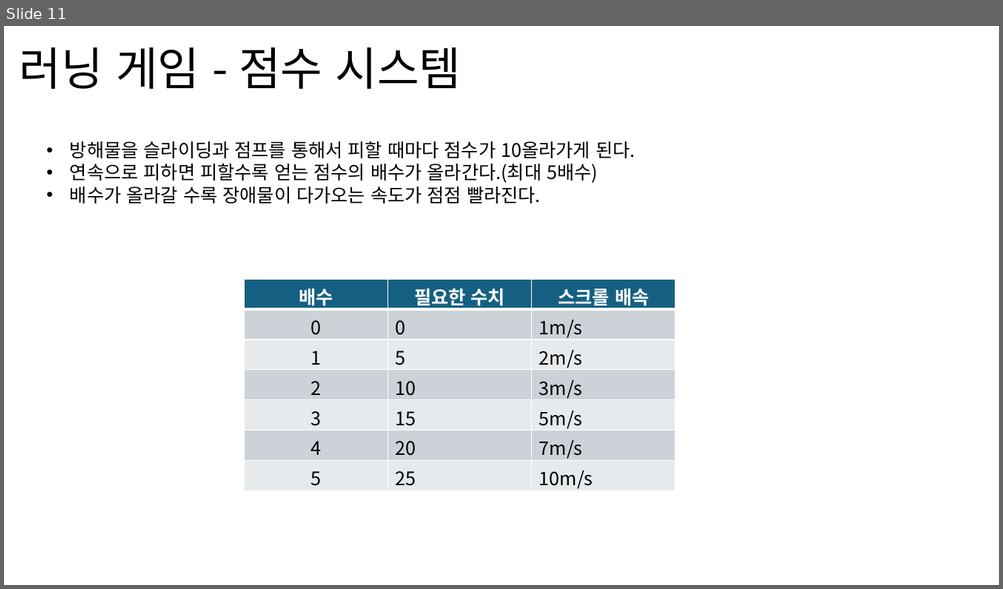
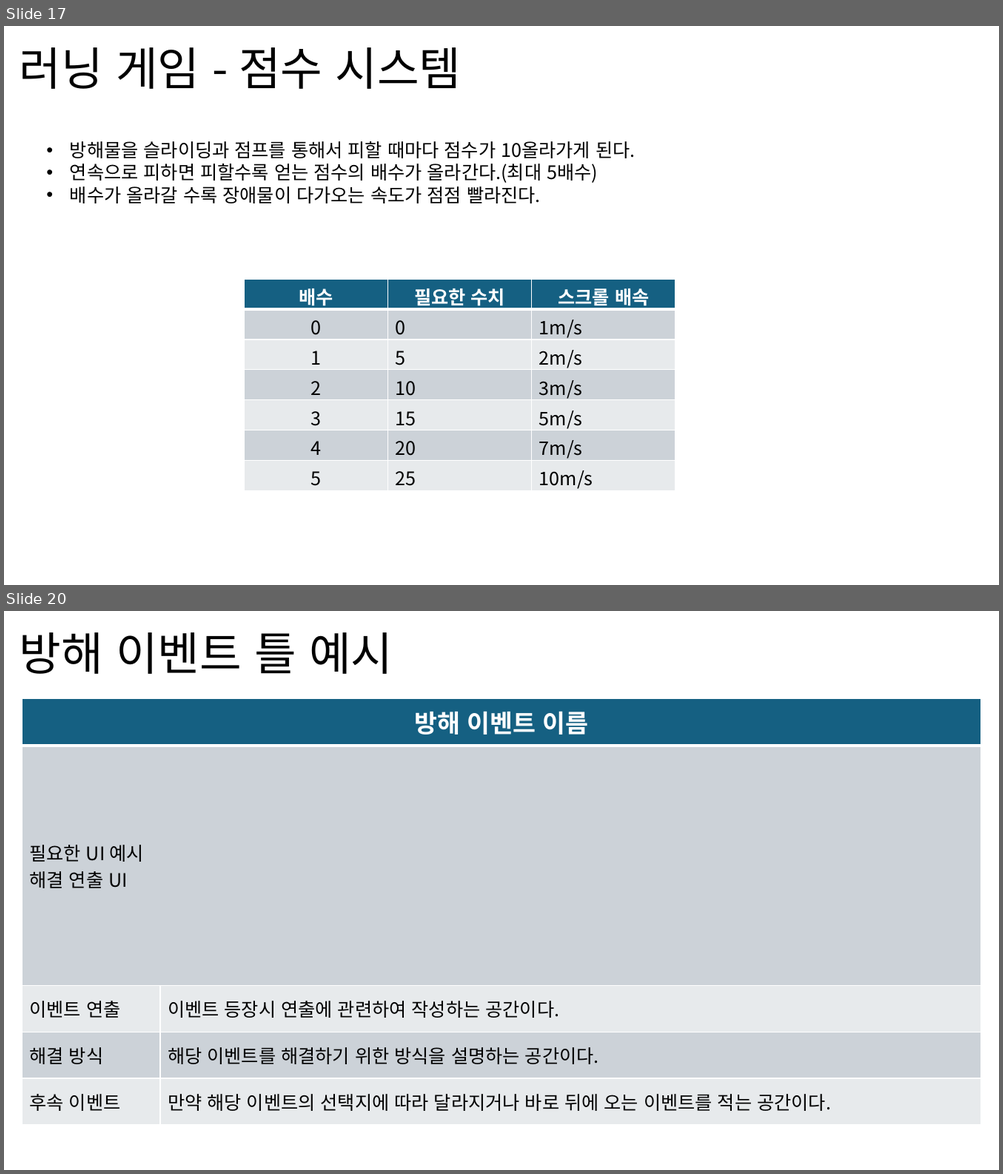
Before and after one commit to weariness00/Mandle_10Minute_Game, a slide deck: document/Please Leave me alone!.pptx. Shown one above the other, each under a label of ours: slide 11 before the commit, slides 17 and 20 after it; the slides between them are not shown. The pictures are 1003x589 and 1003x1174 pixels, drawn with LibreOffice and Linux fonts; fonts in the diff are those of the drawing. Boxes give left, top, right and bottom in pixels: in the first picture for what was removed or moved away, otherwise in the second. Text is boxed around its words. In the diff, an @@ line names an element or a change of style, - is before the commit and + after.

Commit message:
20250201_기획서_update
- 방해 이벤트 예시틀 작성
- 러닝게임(미니 게임) 작성 완료

```diff
--- a/document/Please Leave me alone!.pptx
+++ b/document/Please Leave me alone!.pptx
@@ slide 20 added at (x1=4, y1=611, x2=999, y2=1170), background #FFFFFF @@
@@ title added at (x1=19, y1=632, x2=392, y2=674), 44 pt, text #000000 @@
+방해 이벤트 틀 예시
@@ table added at (x1=22, y1=698, x2=981, y2=1125), 5 rows, 2 columns @@
+방해 이벤트 이름 | 
+필요한 UI 예시 / 해결 연출 UI | 
+이벤트 연출 | 이벤트 등장시 연출에 관련하여 작성하는 공간이다.
+해결 방식 | 해당 이벤트를 해결하기 위한 방식을 설명하는 공간이다.
+후속 이벤트 | 만약 해당 이벤트의 선택지에 따라 달라지거나 바로 뒤에 오는 이벤트를 적는 공간이다.
@@ what was slide 11 is now slide 17 @@
```
Also in this commit, not shown: 5 slides changed, 3 other slides added.
